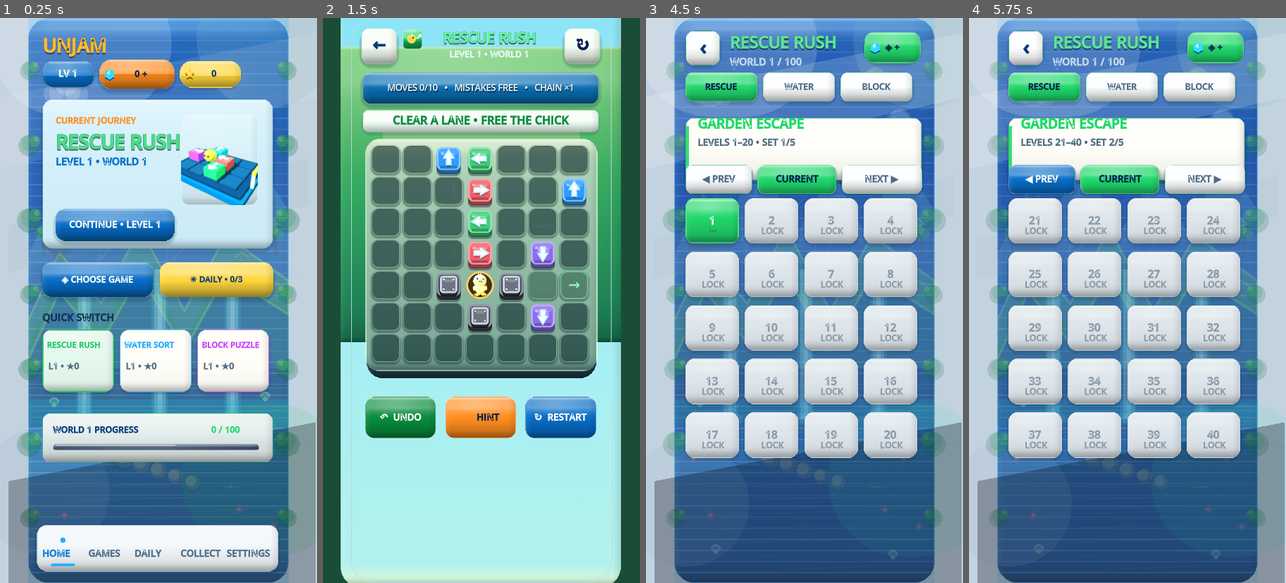
Above: before the commit, frames 1-4 (left to right).
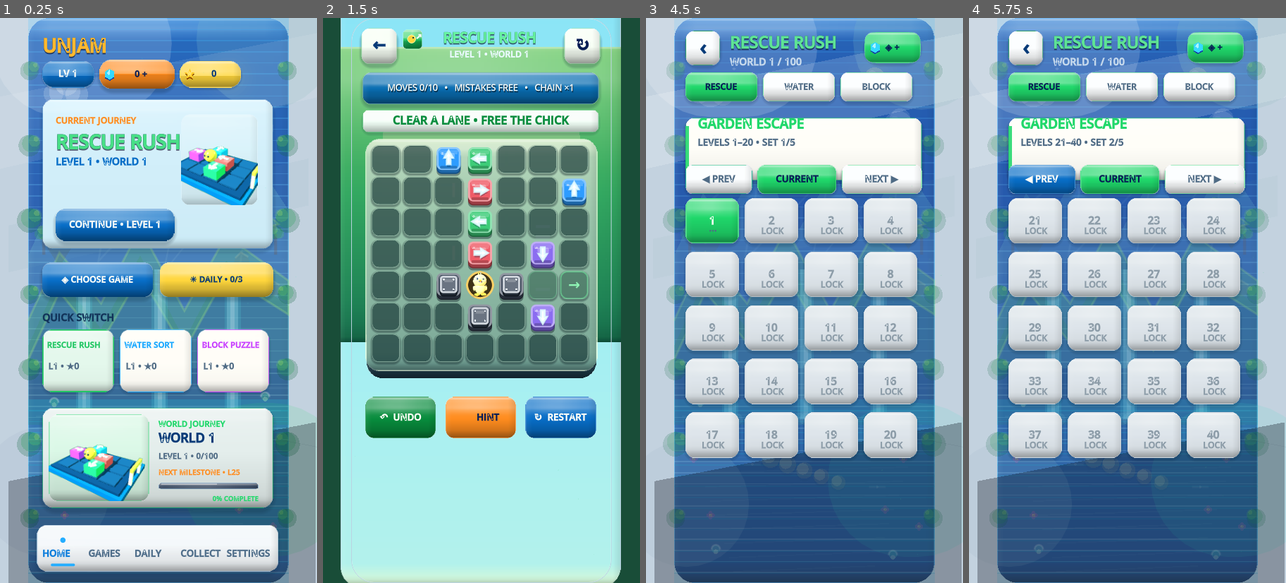
Above: after the commit, the same moments.

Repository: eghosa001/unjam
Game: Godot game, scene res://scenes/Main.tscn
The game is run twice, just before and just after one commit, with the same random seed, the same clock (stepped at 60 frames per second) and the same inputs.
Inputs:
- Up to frame 1 (0.25 s): no input
- Up to frame 2 (1.5 s): click "CONTINUE • LEVEL 1" at 0.5 s; click "PLAY NOW" at 1.25 s
- Up to frame 3 (4.5 s): click "↻ RESTART" at 2 s; click "↻ RESTART" at 2.75 s; click "↻ RESTART" at 3.5 s; click "←" at 4.25 s
- Up to frame 4 (5.75 s): click "NEXT ▶" at 5 s

The runs differ from the first frame. In frame 1, 9.5% of the frame differs, in the area x 13-87%, y 69-87%; in frame 2, nothing differs; in frame 3, less than 0.1%; in frame 4, nothing differs.

Commit message:
Fill Home dead space with 3D world journey showcase

Diff:
--- a/scripts/ui/premium_home_direct_levels.gd
+++ b/scripts/ui/premium_home_direct_levels.gd
@@ -252,20 +252,53 @@
 	var last := MultiGameManager.last_level_in_game_world(selected_game, world)
 	var total := maxi(1, last - first + 1)
 	var completed_in_world := clampi(completed_level - first + 1, 0, total)
-
+	var accent := Unjam3DTheme.game_accent(selected_game)
+	var level := _home_current_level(selected_game)
+	var next_milestone := int(ceil(float(level) / 25.0)) * 25
+	if next_milestone <= level:
+		next_milestone += 25
+	next_milestone = mini(next_milestone, MultiGameManager.CAMPAIGN_LEVELS)
+
+	var root := Control.new()
+	root.name = "HomeWorldProgressRoot"
+	root.mouse_filter = Control.MOUSE_FILTER_IGNORE
+	RefCanvas.set_rect(root, 0, 0, 390, 844)
+	canvas.add_child(root)
+
+	var showcase_rect := Rect2(21, 582, 346, 150)
+	RefCanvas.add_shadow(root, showcase_rect, 20, Color(0.01,0.06,0.12,0.25 if _home_dark() else 0.16), 6, Vector2(0,5))
 	var panel := PanelContainer.new()
 	panel.name = "HomeWorldProgress"
-	var accent := Unjam3DTheme.game_accent(selected_game)
 	var fill := Color("#20384b") if _home_dark() else Color("#e4eeec")
-	var edge := Color(accent,0.70 if _home_dark() else 0.46)
-	panel.add_theme_stylebox_override("panel", RefCanvas.rounded_gradient3(fill.lightened(0.16), fill, fill.darkened(0.12), 16, edge, 1.2, 0.38))
-	RefCanvas.set_rect(panel, 21, 590, 346, 74)
-	canvas.add_child(panel)
-
-	var world_title := _add_text(canvas, "WORLD %d PROGRESS" % world, Rect2(37, 604, 175, 18), 12, OFF_WHITE if _home_dark() else NAVY, true)
+	var edge := Color(accent,0.76 if _home_dark() else 0.50)
+	panel.add_theme_stylebox_override("panel", RefCanvas.rounded_gradient3(fill.lightened(0.18), fill, fill.darkened(0.15), 20, edge, 1.5, 0.46))
+	RefCanvas.set_rect(panel, showcase_rect.position.x, showcase_rect.position.y, showcase_rect.size.x, showcase_rect.size.y)
+	panel.mouse_filter = Control.MOUSE_FILTER_IGNORE
+	root.add_child(panel)
+
+	# A compact one-shot 3D diorama makes world progression feel like a physical
+	# destination instead of a thin status strip. The renderer returns to one-shot
+	# mode after its initial frames, so the Home screen keeps its idle budget.
+	var art_stage := PanelContainer.new()
+	art_stage.name = "HomeWorldShowcaseStage"
+	var stage_fill := Color("#13263b") if _home_dark() else accent.lightened(0.84)
+	art_stage.add_theme_stylebox_override("panel", RefCanvas.rounded_gradient3(stage_fill.lightened(0.10), stage_fill, stage_fill.darkened(0.15), 16, Color(accent,0.42), 1.0, 0.42))
+	RefCanvas.set_rect(art_stage, 31, 592, 150, 130)
+	art_stage.mouse_filter = Control.MOUSE_FILTER_IGNORE
+	root.add_child(art_stage)
+
+	var art := GAME_ART_SCRIPT.new()
+	art.name = "HomeWorldShowcase3D"
+	art.configure(selected_game)
+	RefCanvas.set_rect(art, 31, 592, 150, 130)
+	root.add_child(art)
+
+	var world_title := _add_text(root, "WORLD JOURNEY", Rect2(195, 596, 152, 16), 11, accent, true)
 	world_title.name = "HomeWorldProgressTitle"
-	var world_value := _add_text(canvas, "%d / %d" % [completed_in_world, total], Rect2(274, 604, 72, 18), 12, accent, true)
+	_add_text(root, "WORLD %d" % world, Rect2(195, 615, 152, 26), 18, OFF_WHITE if _home_dark() else NAVY, true)
+	var world_value := _add_text(root, "LEVEL %d • %d/%d" % [level, completed_in_world, total], Rect2(195, 644, 152, 17), 11, MUTED, true)
 	world_value.name = "HomeWorldProgressValue"
+	_add_text(root, "NEXT MILESTONE • L%d" % next_milestone, Rect2(195, 668, 152, 16), 10, ORANGE, true)
 
 	var progress := ProgressBar.new()
 	progress.name = "HomeWorldProgressBar"
@@ -275,14 +308,19 @@
 	progress.value = completed_in_world
 	progress.add_theme_stylebox_override("background", RefCanvas.rounded_gradient3(Color("#132642"), Color("#091a34"), Color("#051126"), 6, Color(0.38,0.58,0.78,0.55), 1.0, 0.50))
 	progress.add_theme_stylebox_override("fill", RefCanvas.rounded_gradient3(accent.lightened(0.48), accent.lightened(0.12), accent.darkened(0.18), 6, Color(accent.lightened(0.62),0.72), 1.0, 0.32))
-	RefCanvas.set_rect(progress, 37, 636, 309, 10)
-	canvas.add_child(progress)
+	RefCanvas.set_rect(progress, 195, 694, 150, 10)
+	root.add_child(progress)
+
 	var progress_specular := ColorRect.new()
 	progress_specular.name = "WorldProgressSpecular"
-	progress_specular.color = Color(1,1,1,0.42)
+	progress_specular.color = Color(1,1,1,0.38)
 	progress_specular.mouse_filter = Control.MOUSE_FILTER_IGNORE
-	RefCanvas.set_rect(progress_specular, 41, 637, 180, 2)
-	canvas.add_child(progress_specular)
+	RefCanvas.set_rect(progress_specular, 199, 695, 84, 2)
+	root.add_child(progress_specular)
+
+	var percent := int(round(float(completed_in_world) / float(total) * 100.0))
+	var percent_label := _add_text(root, "%d%% COMPLETE" % percent, Rect2(195, 707, 150, 13), 9, accent, true)
+	percent_label.horizontal_alignment = HORIZONTAL_ALIGNMENT_RIGHT
 
 func _add_bottom_nav_reference(canvas: Control) -> void:
 	var shell := PanelContainer.new()
@@ -426,36 +464,17 @@
 		old_preview.queue_free()
 	_add_hero_preview(figma_canvas, selected_game)
 
-	# Quick Switch must refresh the progress card as well as the hero. Otherwise
-	# the selected game changes while WORLD progress still shows the previous game.
-	var highest := MultiGameManager.highest_level(selected_game)
-	var completed_level := clampi(highest - 1, 0, MultiGameManager.CAMPAIGN_LEVELS)
-	var world_level := maxi(1, mini(highest, MultiGameManager.CAMPAIGN_LEVELS))
-	var progress_world := MultiGameManager.world_for_game_level(selected_game, world_level)
-	var first := MultiGameManager.first_level_in_game_world(selected_game, progress_world)
-	var last := MultiGameManager.last_level_in_game_world(selected_game, progress_world)
-	var total := maxi(1, last - first + 1)
-	var completed_in_world := clampi(completed_level - first + 1, 0, total)
+	# Quick Switch rebuilds the complete world showcase so its one-shot 3D art,
+	# world data, milestone and progress bar always match the selected game.
+	var old_world_progress := figma_canvas.get_node_or_null("HomeWorldProgressRoot")
+	if old_world_progress != null:
+		figma_canvas.remove_child(old_world_progress)
+		old_world_progress.queue_free()
+	_add_world_progress(figma_canvas)
 	var progress_accent := Unjam3DTheme.game_accent(selected_game)
 	var home_accent_glow := figma_canvas.get_node_or_null("HomeAccentGlow") as PanelContainer
 	if home_accent_glow != null:
 		home_accent_glow.add_theme_stylebox_override("panel", RefCanvas.solid_box(Color(progress_accent.r, progress_accent.g, progress_accent.b, 0.12 if not _home_dark() else 0.08), 120))
-	var world_title := figma_canvas.get_node_or_null("HomeWorldProgressTitle") as Label
-	if world_title != null:
-		world_title.text = "WORLD %d PROGRESS" % progress_world
-	var world_value := figma_canvas.get_node_or_null("HomeWorldProgressValue") as Label
-	if world_value != null:
-		world_value.text = "%d / %d" % [completed_in_world, total]
-		world_value.add_theme_color_override("font_color", progress_accent)
-	var progress_bar := figma_canvas.get_node_or_null("HomeWorldProgressBar") as ProgressBar
-	if progress_bar != null:
-		progress_bar.max_value = total
-		progress_bar.value = completed_in_world
-		progress_bar.add_theme_stylebox_override("fill", RefCanvas.rounded_gradient3(progress_accent.lightened(0.22), progress_accent, progress_accent.darkened(0.14), 6, Color.TRANSPARENT, 0, 0.36))
-	var progress_panel := figma_canvas.get_node_or_null("HomeWorldProgress") as PanelContainer
-	if progress_panel != null:
-		var progress_fill := Color("#20384b") if _home_dark() else Color("#e4eeec")
-		progress_panel.add_theme_stylebox_override("panel", RefCanvas.rounded_gradient3(progress_fill.lightened(0.16), progress_fill, progress_fill.darkened(0.12), 16, Color(progress_accent,0.70 if _home_dark() else 0.46), 1.2, 0.38))
 
 	var accents := {
 		"rescue_rush": Color(0.13, 0.78, 0.39),
